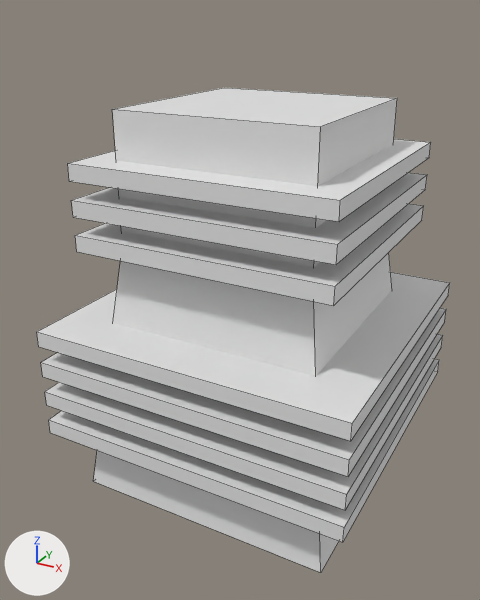
Two versions of the Blender file _temporary/euf_resonator/euf_resonator.blend, one commit apart.
Both versions are drawn from a 50 mm lens placed at (2.17, -4.28, 3.54), pointed at (-0.17, -0.02, 1.42). Arrows for +X, +Y and +Z are at lower left; the lights stay in place. The picture after the commit comes second. Mesh edges are drawn as thin lines.

The scene before the commit, as lines of its bpy script (objects in view):
```python
me_cube = bpy.data.meshes.new('Cube')
me_cube.from_pydata(...)  # 12 vertices, 9 faces; spans x -1.0..1.0, y -1.0..1.0, z -1.0..1.94
me_cube_001 = bpy.data.meshes.new('Cube.001')
me_cube_001.from_pydata(...)  # a box spanning x -1.2..1.2, y -1.2..1.2, z 0.53..0.65; a box spanning x -1.2..1.2, y -1.2..1.2, z 0.78..0.9; a box spanning x -1.2..1.2, y -1.2..1.2, z 1.03..1.15; a box spanning x -1.2..1.2, y -1.2..1.2, z 1.28..1.4; a box spanning x -0.96..0.96, y -0.96..0.96, z 1.98..2.1; a box spanning x -0.96..0.96, y -0.96..0.96, z 2.23..2.35; a box spanning x -0.96..0.96, y -0.96..0.96, z 2.48..2.6
ob_cube = bpy.data.objects.new('Cube', me_cube)
ob_cube.location = (0.0, 0.0, 1.0)
ob_cube_001 = bpy.data.objects.new('Cube.001', me_cube_001)
ob_cube_001.location = (0.0, 0.0, 0.0)
```
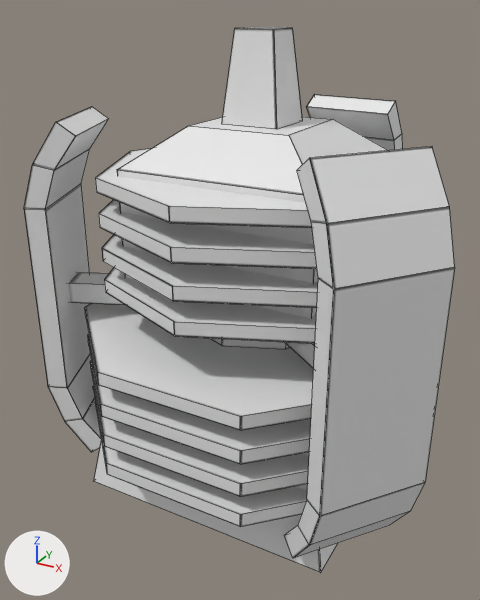
Commit message: resonator wip

Where the change shows, as pixel boxes (x1, y1, x2, y2) in the pictures (480 x 600 px):
'Cube', reshaped
    before: (94, 88, 397, 573)
    after: (85, 27, 387, 573)
'Cube.001', deleted
    before: (37, 139, 450, 542)
'Circle.002', added
    after: (24, 94, 455, 558)
part 1 of me_cube, added
    after: (104, 268, 316, 343)
part 2 of me_cube, added
    after: (102, 235, 318, 308)
part 3 of me_cube, added
    after: (99, 200, 317, 269)
part 4 of me_cube, added
    after: (96, 149, 312, 228)
part 5 of me_cube, added
    after: (93, 386, 307, 527)
part 6 of me_cube, added
    after: (90, 361, 309, 497)
part 7 of me_cube, added
    after: (88, 334, 311, 464)
part 8 of me_cube, added
    after: (85, 304, 314, 430)
part 9 of me_cube, reshaped
    before: (94, 88, 397, 573)
    after: (94, 27, 387, 573)

The change in detail:
Picture 'euf_resonator.bmp' (img_euf_resonator_bmp) is new.
Material 'euf_resonator.bmp' (mat_euf_resonator_bmp) is new.
Its texture is img_euf_resonator_bmp.
me_cube is used by ob_cube; location (0.0, 0.0, 1.0).
me_cube had 12 vertices, 9 faces and spanned x -1.0..1.0, y -1.0..1.0, z -1.0..1.94.
me_cube now has 160 vertices, 98 faces and spans x -1.32..1.32, y -1.32..1.32, z -1.0..2.42.
me_cube part 1: a new loose piece, an 8-sided cylinder along z spanning x -1.18..1.18, y -1.18..1.18, z 0.65..0.75, in mat_euf_resonator_bmp (picture img_euf_resonator_bmp).
me_cube part 2: a new loose piece, an 8-sided cylinder along z spanning x -1.18..1.18, y -1.18..1.18, z 0.89..0.99, in mat_euf_resonator_bmp (picture img_euf_resonator_bmp).
me_cube part 3: a new loose piece, an 8-sided cylinder along z spanning x -1.18..1.18, y -1.18..1.18, z 1.14..1.24, in mat_euf_resonator_bmp (picture img_euf_resonator_bmp).
me_cube part 4: a new loose piece, an 8-sided cylinder along z spanning x -1.18..1.18, y -1.18..1.18, z 1.39..1.49, in mat_euf_resonator_bmp (picture img_euf_resonator_bmp).
me_cube part 5: a new loose piece, an 8-sided cylinder along z spanning x -1.32..1.32, y -1.32..1.32, z -0.54..-0.43, in mat_euf_resonator_bmp (picture img_euf_resonator_bmp).
me_cube part 6: a new loose piece, an 8-sided cylinder along z spanning x -1.32..1.32, y -1.32..1.32, z -0.29..-0.19, in mat_euf_resonator_bmp (picture img_euf_resonator_bmp).
me_cube part 7: a new loose piece, an 8-sided cylinder along z spanning x -1.32..1.32, y -1.32..1.32, z -0.04..0.06, in mat_euf_resonator_bmp (picture img_euf_resonator_bmp).
me_cube part 8: a new loose piece, an 8-sided cylinder along z spanning x -1.32..1.32, y -1.32..1.32, z 0.21..0.31, in mat_euf_resonator_bmp (picture img_euf_resonator_bmp).
Part 9, on me_cube:
8 vertices are removed from x -0.73..0.73, y -0.73..0.73, z 1.0..1.94.
9 faces are deleted.
28 vertices are added at x -0.78..0.78, y -0.78..0.78, z 0.27..2.42.
18 new faces join them.
me_cube gains material mat_euf_resonator_bmp (picture img_euf_resonator_bmp).
Mesh me_circle_002 is new.
It has 112 vertices, 86 faces and spans x -2.81..2.59, y -2.2..2.83, z -1.91..2.55.
It uses material mat_euf_resonator_bmp (picture img_euf_resonator_bmp).
Object 'Cube.001' (ob_cube_001) is deleted.
Object 'Circle.002' (ob_circle_002) is new; it shows me_circle_002.
Its location is (0.0, 0.0, 1.315).
Its scale is (0.6, 0.6, 0.6).
